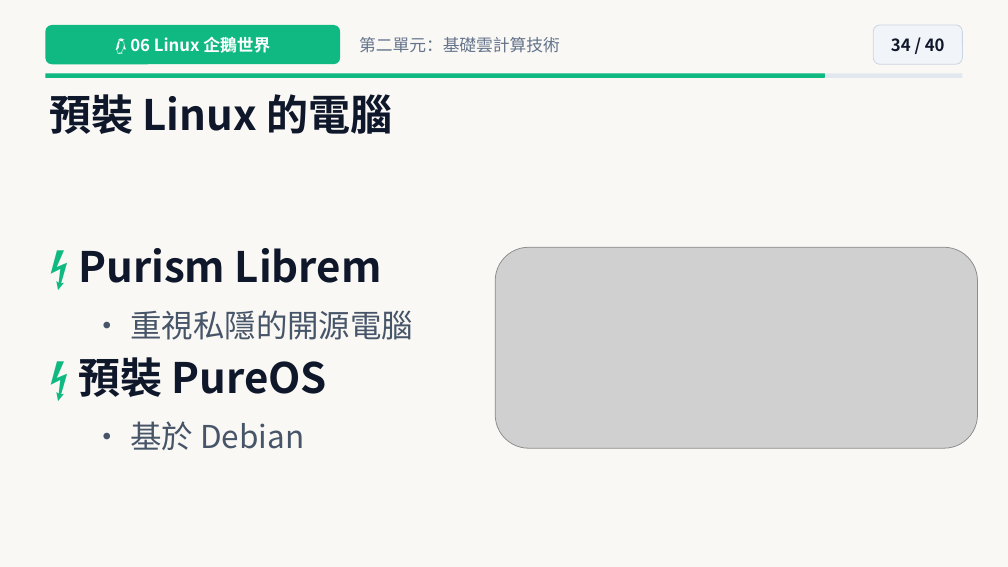
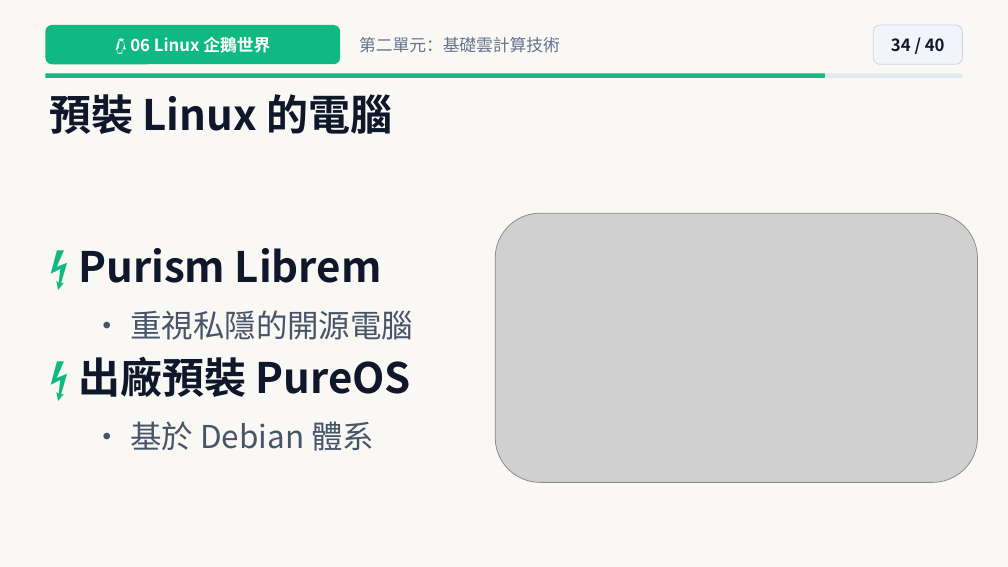
Before and after one commit to joe-ging/seed-cloud-curriculum, a slide deck: slide 34 of downloads/Deck01_Cloud_Level2_NextGen_Pixar_Theme.pptx. Drawn at 1008x567 pixels with LibreOffice and Linux fonts; fonts in the diff are those of the drawing; grey boxes stand for pictures. Boxes give left, top, right and bottom in pixels: in the first picture for what was removed or moved away, otherwise in the second. Text is boxed around its words. In the diff, an @@ line names an element or a change of style, - is before the commit and + after.

```diff
--- a/downloads/Deck01_Cloud_Level2_NextGen_Pixar_Theme.pptx
+++ b/downloads/Deck01_Cloud_Level2_NextGen_Pixar_Theme.pptx
@@ picture: place and size @@
-picture at [495, 247, 978, 448]
+picture at [495, 213, 978, 482]
@@ text at [78, 356, 411, 451]: text changed @@
-⚡ 預裝 PureOS
-• 基於 Debian
+⚡ 出廠預裝 PureOS
+• 基於 Debian 體系
```
Also in this commit, not shown: 22 other slides changed, 24 other files.
